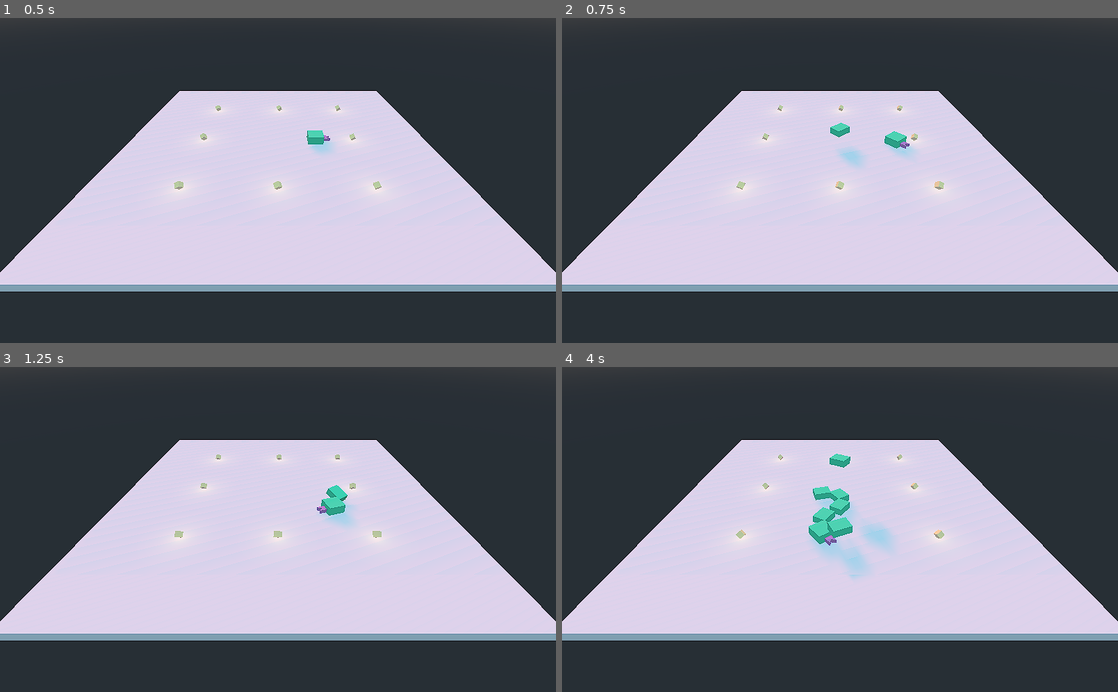
Above: before the commit, frames 1-4 (two rows, left to right).
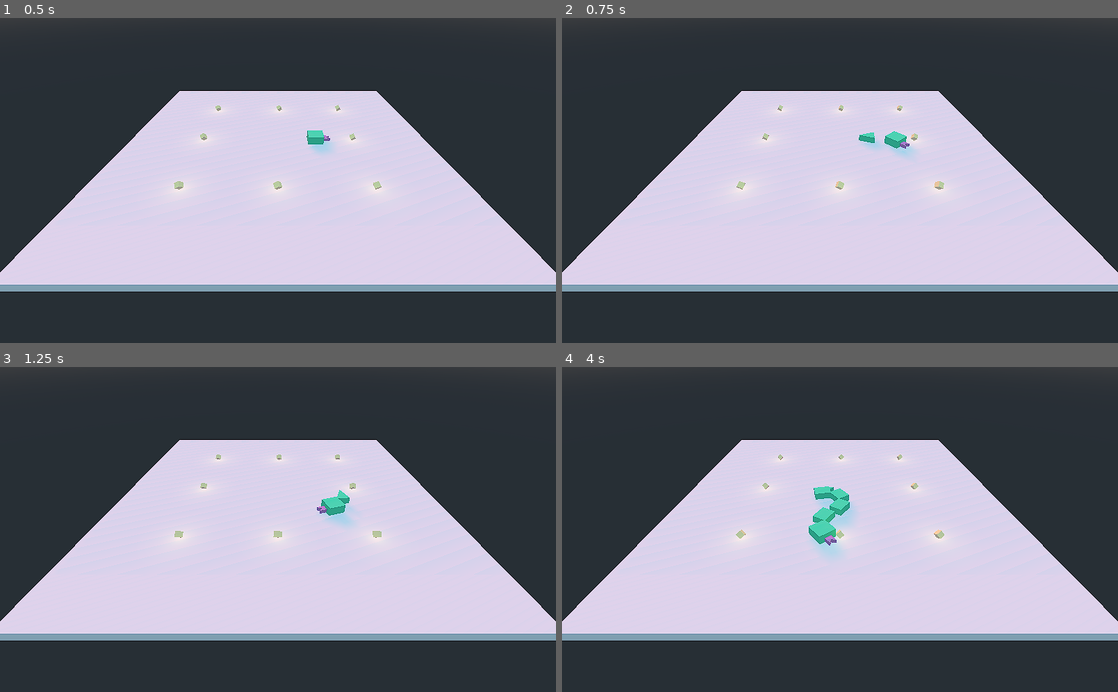
Above: after the commit, the same moments.

Repository: shinpansen/GodotSnake
Game: Godot game, scene res://Main.tscn
Two runs of this game, one before a commit and one after it. Both use one fixed random seed, a clock stepped at 60 frames per second and the inputs below.
Inputs:
- Up to frame 1 (0.5 s): no input
- Up to frame 2 (0.75 s): hold Right (ui_right) from 0.53 s (still down); tap Space (ui_space) at 0.6 s
- Up to frame 3 (1.25 s): keep holding Right (ui_right)
- Up to frame 4 (4 s): release Right (ui_right) at 1.28 s; hold Down (ui_down) 1.28-2.03 s; tap Space (ui_space) every 0.75 s from 1.35 to 3.6 s; hold Right (ui_right) 2.03-3.53 s; hold Left (ui_left) from 3.53 s (still down)

Frame 1 is identical in both runs. In frame 2, 0.4% of the frame differs, in the area x 48-58%, y 32-46%; in frame 3, 0.1%; in frame 4, 0.9%, in the area x 45-60%, y 26-65%.
Error after the commit: Invalid call to function 'snake_add_new_body' in base 'KinematicBody (snake_head.gd)'. Expected 2 arguments. (res://Pick)

Commit message:
testing tail

Diff:
--- /dev/null
+++ b/Snake/Scenes/snake_tail.tscn
@@ -0,0 +1,26 @@
+[gd_scene load_steps=5 format=2]
+
+[ext_resource path="res://Snake/Assets/snake_skin.tres" type="Material" id=1]
+[ext_resource path="res://Snake/Scripts/snake_body.gd" type="Script" id=2]
+
+[sub_resource type="PrismMesh" id=5]
+
+[sub_resource type="ConvexPolygonShape" id=6]
+points = PoolVector3Array( 0, 1, 1, 1, -1, 1, 0, 1, -1, -1, -1, 1, 1, -1, -1, -1, -1, -1 )
+
+[node name="SnakeTail" type="KinematicBody"]
+collision_layer = 0
+collision_mask = 0
+script = ExtResource( 2 )
+
+[node name="MeshInstance" type="MeshInstance" parent="."]
+transform = Transform( -0.8, 8.74228e-08, 1.52855e-15, 0, -4.37114e-08, 0.4, 6.99382e-08, 1, 1.74846e-08, 0, 0.4, 0 )
+mesh = SubResource( 5 )
+material/0 = ExtResource( 1 )
+
+[node name="Area" type="Area" parent="."]
+transform = Transform( 1, 0, 0, 0, 1, 0, 0, 0, 1, 0, 0.4, 0 )
+
+[node name="CollisionShape" type="CollisionShape" parent="Area"]
+transform = Transform( -0.8, 8.74228e-08, 1.52855e-15, 0, -4.37114e-08, 0.4, 6.99382e-08, 1, 1.74846e-08, 0, 0, 0 )
+shape = SubResource( 6 )
--- a/Snake/Scripts/snake_base.gd
+++ b/Snake/Scripts/snake_base.gd
@@ -1,8 +1,7 @@
 class_name SnakeBase extends KinematicBody
 
-const history_max_size = 100
+const history_max_size: int = 100
 
-var num = 0
 var moving_speed: float = 10
 var positions_history = []
 
@@ -19,7 +18,7 @@
 		_tick_count = 0
 		_tick_start = OS.get_ticks_msec()
 		positions_history.push_front(transform)
-		#print(str(num) + " : " + str(positions_history.size()))
+		print(transform.basis)
 
-	if positions_history.size() > 100:
-		positions_history.pop_at(100)
+	if positions_history.size() > history_max_size:
+		positions_history.pop_at(history_max_size)
--- a/Snake/Scripts/snake_body.gd
+++ b/Snake/Scripts/snake_body.gd
@@ -2,17 +2,26 @@
 
 var parent_body: SnakeBase = null
 var distance_to_parent: float = 2
+var n: String = ""
+
 var _start_position: Vector3
 var _start_animation_finised: bool = false
 
 
-func init(start_pos: Vector3, parent: SnakeBase, speed: float, gap: float, n):
+func init(start_pos: Vector3, parent: SnakeBase, speed: float, gap: float, play_animation, na):
 	transform.origin = start_pos
-	_start_position = start_pos
 	parent_body = parent
 	moving_speed = speed
 	distance_to_parent = gap
-	num = n
+	_start_position = start_pos
+	_start_animation_finised = !play_animation
+	n = na
+
+
+func is_ready_to_follow():
+	var dist = transform.origin.distance_to(parent_body.transform.origin)
+	var dist_z = abs(transform.origin.z - parent_body.transform.origin.z)
+	return _start_animation_finised and dist <= distance_to_parent * 2 and dist_z < 0.2
 
 
 func _ready():
@@ -20,15 +29,17 @@
 
 
 func _physics_process(delta):
-	if (!_start_animation_finised and abs(transform.origin.distance_to(_start_position)) < 4):
+	if (!_start_animation_finised):
+		_play_start_animation(delta)
+	elif parent_body != null:
+		_move_toward_parent(delta)
+
+
+func _play_start_animation(delta):
+	if (abs(transform.origin.distance_to(_start_position)) < 4):
 		rotate(Vector3(0, 1, 0), delta * 20)
 		move_and_collide(Vector3(0, 1, 0) * 10 * delta)
-		if abs(transform.origin.distance_to(_start_position)) >= 4:
-			_start_animation_finised = true
-		return
-
-	if parent_body != null:
-		_move_toward_parent(delta)
+		_start_animation_finised =  abs(transform.origin.distance_to(_start_position)) >= 4
 
 
 func _move_toward_parent(delta):
@@ -36,6 +47,8 @@
 	var pos_previous: Transform
 	var dist: float = 0
 	var i: int = 1
+	if n == "tail":
+		pass
 	while (i < parent_body.positions_history.size() and dist < distance_to_parent):
 		pos_previous = parent_body.positions_history[i-1]
 		pos = parent_body.positions_history[i]
--- a/Snake/Scripts/snake_head.gd
+++ b/Snake/Scripts/snake_head.gd
@@ -5,6 +5,10 @@
 export(int, 0, 20) var nb_bodies = 5
 export(float, 0, 20) var bodies_gap = 2
 
+const tail_scene_name: String = "res://Snake/Scenes/snake_tail.tscn"
+const body_scene_name: String = "res://Snake/Scenes/snake_body.tscn"
+
+var _snake_tail: SnakeBody = null
 var _bodies_list = []
 
 
@@ -21,16 +25,30 @@
 
 	#test
 	if Input.is_action_just_pressed("ui_space"):
-		snake_add_new_body(Vector3.ZERO)
+		snake_add_new_body(Vector3.ZERO, false)
 
 	#Clearing positions history of the last body (because it is parent of nobody)
 	if _bodies_list.size() > 0:
-		_bodies_list[_bodies_list.size()-1].positions_history.pop_at(0)
+		pass#_bodies_list[_bodies_list.size()-1].positions_history.pop_at(0)
+
+	if (_snake_tail != null and _bodies_list.size() > 0 and
+		_snake_tail.parent_body != _bodies_list[_bodies_list.size()-1] and
+		_bodies_list[_bodies_list.size()-1].is_ready_to_follow()):
+			_snake_tail.parent_body = _bodies_list[_bodies_list.size()-1]
 
 
-func snake_add_new_body(pos: Vector3):
-	var snake_body = preload("res://Snake/Scenes/snake_body.tscn").instance()
-	var parent = self if _bodies_list.size() == 0 else _bodies_list[_bodies_list.size()-1]
-	snake_body.init(pos, parent, moving_speed, bodies_gap, _bodies_list.size() + 1)
-	_bodies_list.append(snake_body)
+func snake_add_new_body(pos: Vector3, play_animation: bool):
+	var snake_body = get_new_body_scene()
+	var parent = self if _bodies_list.size() < 1 else _bodies_list[_bodies_list.size()-1]
+	snake_body.init(pos, parent, moving_speed, bodies_gap, play_animation, "")
+	if _snake_tail == null:
+		_snake_tail = snake_body
+	else:
+		_bodies_list.append(snake_body)
 	get_tree().root.get_child(0).add_child(snake_body)
+
+
+func get_new_body_scene():
+	if _snake_tail == null:
+		return preload(tail_scene_name).instance()
+	return preload(body_scene_name).instance()
